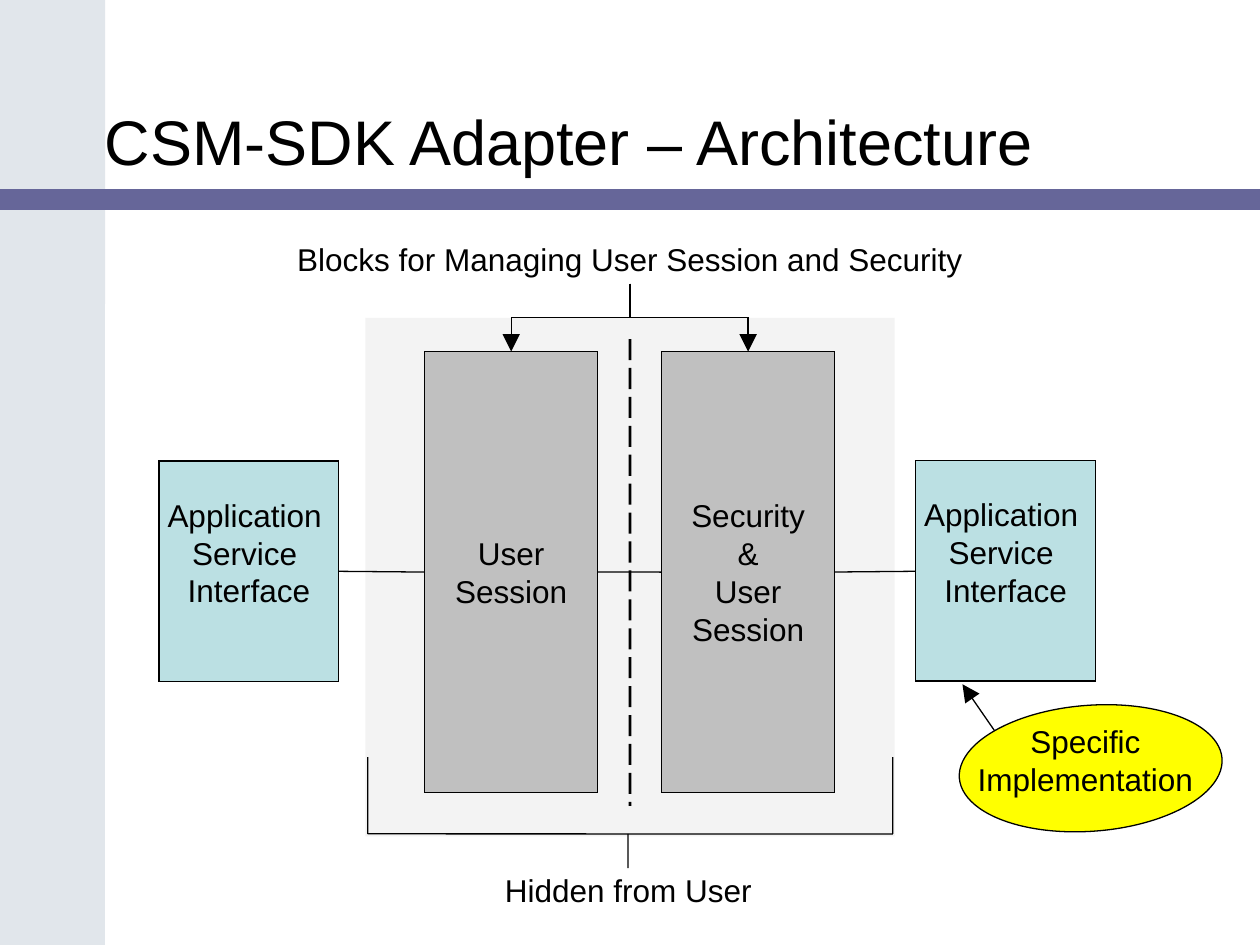
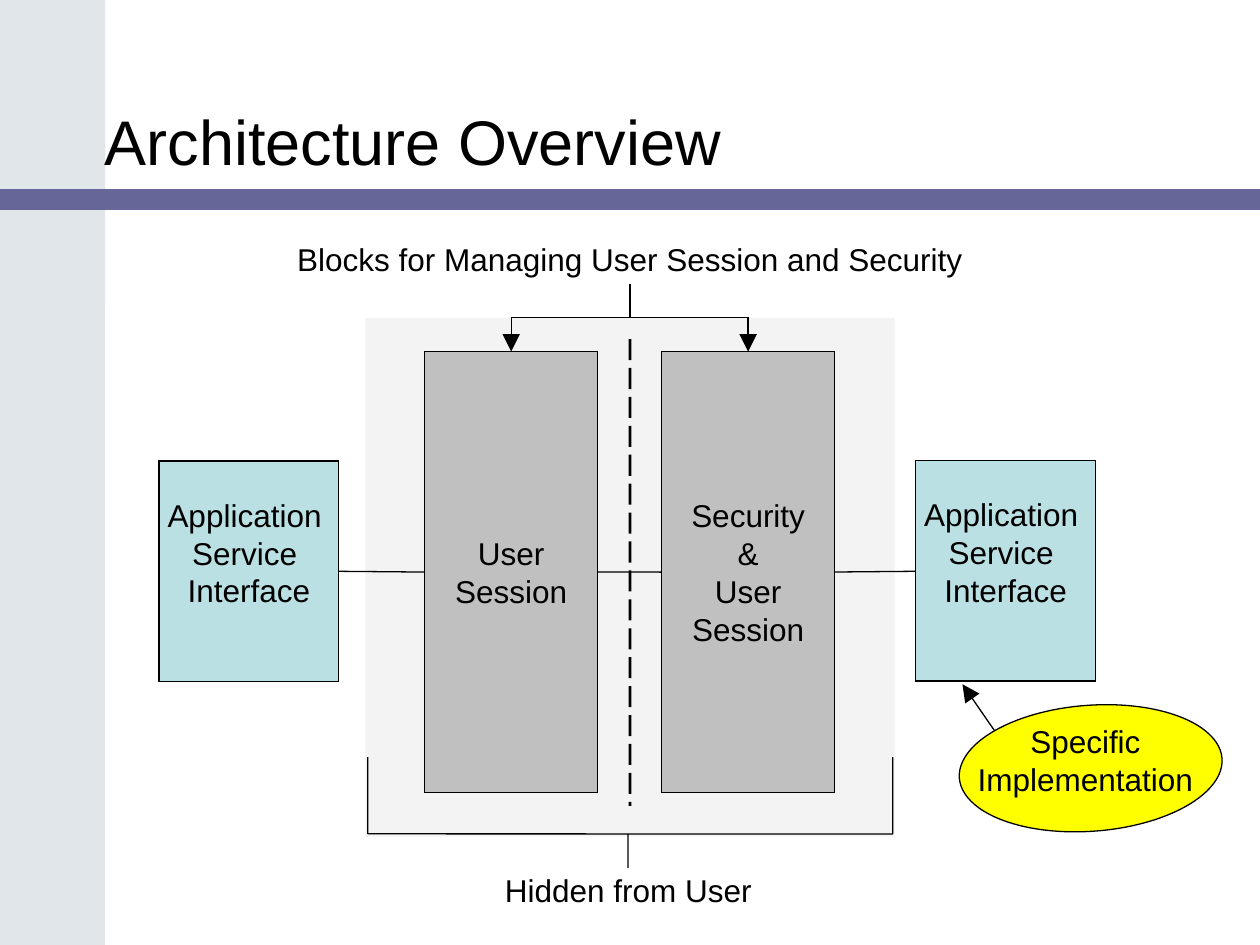
Before and after one commit to CBIIT/common-security-module-docs, a slide deck: slide 8 of Presentations/SDK_Bootcamp_CSM_v1.ppt. Drawn at 1260x945 pixels with LibreOffice and Linux fonts; fonts in the diff are those of the drawing; background and template pictures are left out. Boxes give left, top, right and bottom in pixels: in the first picture for what was removed or moved away, otherwise in the second. Text is boxed around its words. In the diff, an @@ line names an element or a change of style, - is before the commit and + after.

```diff
--- a/Presentations/SDK_Bootcamp_CSM_v1.ppt
+++ b/Presentations/SDK_Bootcamp_CSM_v1.ppt
@@ title at [105, 119, 720, 166]: text changed @@
-CSM-SDK Adapter – Architecture
+Architecture Overview
```
Also in this commit, not shown: 8 other slides changed, 11 slides added, 11 slides removed, 1 other file.
